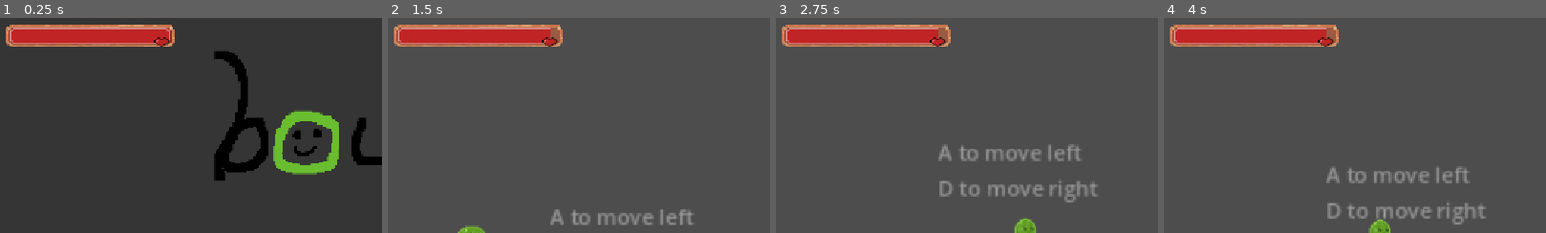
Above: before the commit, frames 1-4 (left to right).
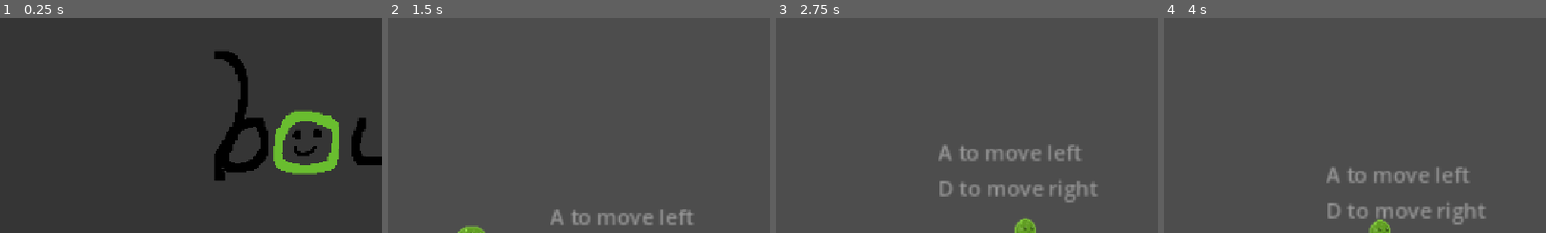
Above: after the commit, the same moments.

Repository: katfishkatfishing/bounce-
Game: Godot game, scene res://title_screen/MainMenu.tscn
The game is run twice, just before and just after one commit, with the same random seed, the same clock (stepped at 60 frames per second) and the same inputs.
Inputs (mouse positions are % of the whole screen's width and height, from its top left):
- Up to frame 1 (0.25 s): no input
- Up to frame 2 (1.5 s): click "New Game" at 0.5 s; tap Enter at 1.25 s; move the mouse to (72, 45) at 1.27 s; hold D (right) from 1.28 s (still down); hold W (up) from 1.28 s (still down); click (72, 45) at 1.42 s
- Up to frame 3 (2.75 s): keep holding D (right); move the mouse to (30, 55) at 2.02 s; release W (up) at 2.03 s; tap Alt at 2.1 s; tap W (up) at 2.27, 2.3, 2.57 s
- Up to frame 4 (4 s): move the mouse to (60, 28) at 2.77 s; release D (right) at 2.78 s; hold A (left) 2.78-3.53 s; hold W (up) 2.78-3.53 s; tap Shift at 2.85 s; move the mouse to (45, 70) at 3.52 s; hold D (right) from 3.53 s (still down); tap W (up) at 3.6, 3.77 s; click (45, 70) at 3.67 s
The pictures show only the part of the screen within x 0-50%, y 0-50%; the shares and areas given below are measured in that part.

The runs differ from the first frame. In frame 1, 4.5% of the frame differs, in the area x 1-46%, y 3-14%; in frame 2, 4.5%; in frame 3, 4.5%; in frame 4, 4.5%.

Commit message:
fixes

Diff:
--- /dev/null
+++ b/bounce!/general/escape_menu.gd
@@ -0,0 +1,24 @@
+extends CanvasLayer
+
+
+
+# Called when the node enters the scene tree for the first time.
+func _ready() -> void:
+	visible = false
+
+func _unhandled_input(event: InputEvent) -> void:
+	if event.is_action_pressed("escape"):
+		toggle_pause()
+
+
+func toggle_pause() -> void:
+	var new_pause_state := not get_tree().paused
+	get_tree().paused = new_pause_state
+	visible = new_pause_state
+
+func _on_quit_game_button_pressed() -> void:
+	get_tree().paused = false
+	get_tree().quit()
+
+func _on_continue_game_button_pressed() -> void:
+	toggle_pause()
--- /dev/null
+++ b/bounce!/general/escape_menu.tscn
@@ -0,0 +1,67 @@
+[gd_scene format=3 uid="uid://cbr6vidw1ooh5"]
+
+[ext_resource type="Script" uid="uid://bbr5034c0ll2v" path="res://general/escape_menu.gd" id="1_60bf5"]
+[ext_resource type="Texture2D" uid="uid://lfcq6gha60dp" path="res://assets/title.png" id="2_bc3xk"]
+
+[node name="EscapeMenu" type="CanvasLayer" unique_id=631858547]
+process_mode = 3
+script = ExtResource("1_60bf5")
+
+[node name="EscapeContainer" type="Control" parent="." unique_id=2061032481]
+z_index = 4096
+custom_minimum_size = Vector2(1152, 648)
+layout_mode = 3
+anchors_preset = 0
+offset_right = 40.0
+offset_bottom = 40.0
+
+[node name="ColorRect" type="ColorRect" parent="EscapeContainer" unique_id=1741992282]
+layout_mode = 0
+offset_right = 1152.0
+offset_bottom = 648.0
+color = Color(0.20784314, 0.20784314, 0.20784314, 0.36078432)
+
+[node name="VBoxContainer" type="VBoxContainer" parent="EscapeContainer" unique_id=947933290]
+custom_minimum_size = Vector2(600, 250)
+layout_mode = 1
+anchors_preset = 12
+anchor_top = 1.0
+anchor_right = 1.0
+anchor_bottom = 1.0
+offset_top = -108.0
+grow_horizontal = 2
+grow_vertical = 0
+
+[node name="Sprite2D" type="Sprite2D" parent="EscapeContainer/VBoxContainer" unique_id=1266153133]
+position = Vector2(9.707954, -10.27107)
+
+[node name="AnimationPlayer" type="AnimationPlayer" parent="EscapeContainer/VBoxContainer/Sprite2D" unique_id=183916570]
+
+[node name="LogoContainer" type="Control" parent="EscapeContainer/VBoxContainer" unique_id=699245201]
+layout_mode = 2
+size_flags_horizontal = 4
+size_flags_vertical = 0
+
+[node name="Logo" type="Sprite2D" parent="EscapeContainer/VBoxContainer/LogoContainer" unique_id=1847806287]
+position = Vector2(0, -70)
+texture = ExtResource("2_bc3xk")
+
+[node name="QuitGameButton" type="Button" parent="EscapeContainer/VBoxContainer" unique_id=820431060]
+custom_minimum_size = Vector2(500, 50)
+layout_mode = 2
+size_flags_horizontal = 4
+size_flags_vertical = 8
+theme_override_font_sizes/font_size = 24
+text = "Quit Game"
+
+[node name="ContinueGameButton" type="Button" parent="EscapeContainer/VBoxContainer" unique_id=519864663]
+custom_minimum_size = Vector2(500, 50)
+layout_mode = 2
+size_flags_horizontal = 4
+size_flags_vertical = 4
+theme_override_font_sizes/font_size = 24
+text = "Continue Game"
+
+[connection signal="pressed" from="EscapeContainer/VBoxContainer/QuitGameButton" to="." method="_on_new_game_button_pressed"]
+[connection signal="pressed" from="EscapeContainer/VBoxContainer/QuitGameButton" to="." method="_on_quit_game_button_pressed"]
+[connection signal="pressed" from="EscapeContainer/VBoxContainer/ContinueGameButton" to="." method="_on_continue_game_button_pressed"]
--- a/bounce!/project.godot
+++ b/bounce!/project.godot
@@ -19,6 +19,8 @@
 
 SpawnPoint="*uid://dmrmvhoswdspd"
 SaveManager="*uid://dqfuf010wsf2w"
+EscapeMenu="*uid://cbr6vidw1ooh5"
+GameManager="*uid://dr8l0tc3b1vkc"
 
 [display]
 
@@ -81,6 +83,11 @@
 , Object(InputEventKey,"resource_local_to_scene":false,"resource_name":"","device":-1,"window_id":0,"alt_pressed":false …(186 unchanged characters)…
 ]
 }
+escape={
+"deadzone": 0.2,
+"events": [Object(InputEventKey,"resource_local_to_scene":false,"resource_name":"","device":-1,"window_id":0,"alt_pressed":false,"shift_pressed":false,"ctrl_pressed":false,"meta_pressed":false,"pressed":false,"keycode":0,"physical_keycode":4194305,"key_label":0,"unicode":0,"location":0,"echo":false,"script":null)
+]
+}
 
 [physics]
 
--- a/bounce!/scenes/parkour/parkour.tscn
+++ b/bounce!/scenes/parkour/parkour.tscn
@@ -1,7 +1,6 @@
 [gd_scene format=4 uid="uid://bisr3vq5ooeoj"]
 
 [ext_resource type="Texture2D" uid="uid://xkffjubrfc4r" path="res://assets/tilemap/crystal cave tiles.png" id="1_jbll3"]
-[ext_resource type="PackedScene" uid="uid://cjnbi7ekfkvnr" path="res://player/player.tscn" id="2_bfiwq"]
 [ext_resource type="PackedScene" uid="uid://dwrfkkx08tpfa" path="res://scenes/platforms/trapped_bridge.tscn" id="3_vswcf"]
 [ext_resource type="PackedScene" uid="uid://cqkgpl7hdem3p" path="res://scenes/platforms/t_platform.tscn" id="4_16dot"]
 [ext_resource type="PackedScene" uid="uid://bqoewswpy0xih" path="res://scenes/platforms/solid_platform.tscn" id="5_16dot"]
@@ -2434,9 +2433,6 @@
 rotation = 1.5707964
 shape = SubResource("WorldBoundaryShape2D_g4v7s")
 
-[node name="Player" parent="." unique_id=1989927636 instance=ExtResource("2_bfiwq")]
-position = Vector2(-238, -11)
-
 [node name="t-platform" parent="." unique_id=396680342 instance=ExtResource("4_16dot")]
 position = Vector2(940, -9)
 
--- /dev/null
+++ b/bounce!/scripts/game_manager.gd
@@ -0,0 +1,14 @@
+extends Node
+
+func die_respawn() -> void:
+	await get_tree().process_frame
+
+	var player = get_tree().get_first_node_in_group("Player")
+	var spawn = get_tree().get_first_node_in_group("SpawnPoint")
+	if player:
+		if spawn:
+			player.global_position = spawn.global_position
+
+		player.hp = player.max_hp
+		player.ForBars.update_health(player.hp)
+		player.reset_bounce_energy()
--- a/bounce!/scripts/player.gd
+++ b/bounce!/scripts/player.gd
@@ -31,6 +31,10 @@
 #endregion
 
 func _ready() -> void:
+	var scene_name = get_tree().current_scene.name
+	print(scene_name)
+	if scene_name == "TitleScreen":
+		ForBars.visible = false
 	ForBars.update_health(hp)
 	var spawn = get_tree().get_first_node_in_group("SpawnPoint")
 	if spawn:
@@ -38,7 +42,7 @@
 
 func _process(delta: float) -> void:
 	if hp <= 0:
-		die_respawn()
+		GameManager.die_respawn()
 
 func _physics_process(delta: float) -> void:
 	# Add the gravity.
@@ -142,15 +146,6 @@
 	hp -= int(damage)
 	ForBars.update_health(hp)
 
-func die_respawn() -> void:
-	var spawn = get_tree().get_first_node_in_group("SpawnPoint")
-	if spawn:
-		global_position = SpawnPoint.global_position
-
-	hp = max_hp
-	ForBars.update_health(hp)
-	gpe_buildup = 0.0
-
 func reset_bounce_energy() -> void:
 	gpe_buildup = 0.0
 	rebound_primed = false
--- a/bounce!/title_screen/MainMenu.tscn
+++ b/bounce!/title_screen/MainMenu.tscn
@@ -53,7 +53,7 @@
 theme_override_font_sizes/font_size = 24
 text = "New Game"
 
-[node name="ContinueGameButton" type="Button" parent="UIContainer/VBoxContainer" unique_id=519864663]
+[node name="LoadGameButton" type="Button" parent="UIContainer/VBoxContainer" unique_id=519864663]
 custom_minimum_size = Vector2(500, 50)
 layout_mode = 2
 size_flags_horizontal = 4
@@ -62,4 +62,5 @@
 text = "Continue Game"
 
 [connection signal="pressed" from="UIContainer/VBoxContainer/NewGameButton" to="." method="_on_new_game_button_pressed"]
-[connection signal="pressed" from="UIContainer/VBoxContainer/ContinueGameButton" to="." method="_on_continue_game_button_pressed"]
+[connection signal="pressed" from="UIContainer/VBoxContainer/LoadGameButton" to="." method="_on_load_game_button_pressed"]
+[connection signal="pressed" from="UIContainer/VBoxContainer/LoadGameButton" to="." method="_on_continue_game_button_pressed"]
--- a/bounce!/title_screen/main_menu.gd
+++ b/bounce!/title_screen/main_menu.gd
@@ -1,6 +1,6 @@
 extends CanvasLayer
 
-@onready var continue_game_button: Button = $UIContainer/VBoxContainer/ContinueGameButton
+@onready var load_game_button: Button = $UIContainer/VBoxContainer/LoadGameButton
 
 
 # Called when the node enters the scene tree for the first time.
@@ -11,7 +11,7 @@
 		show()
 
 	if SaveManager.last_scene_path == "" or not ResourceLoader.exists(SaveManager.last_scene_path):
-		continue_game_button.disabled = true
+		load_game_button.disabled = true
 
 
 # Called every frame. 'delta' is the elapsed time since the previous frame.
@@ -20,8 +20,8 @@
 
 func _on_new_game_button_pressed() -> void:
 	get_tree().change_scene_to_file("res://scenes/surface/surface.tscn")
+	GameManager.die_respawn()
 
-
-func _on_continue_game_button_pressed() -> void:
+func _on_load_game_button_pressed() -> void:
 	if SaveManager.last_scene_path != "":
 		get_tree().change_scene_to_file(SaveManager.last_scene_path)
Not shown, added: bounce!/general/escape_menu.gd.uid
Not shown, added: bounce!/scripts/game_manager.gd.uid
